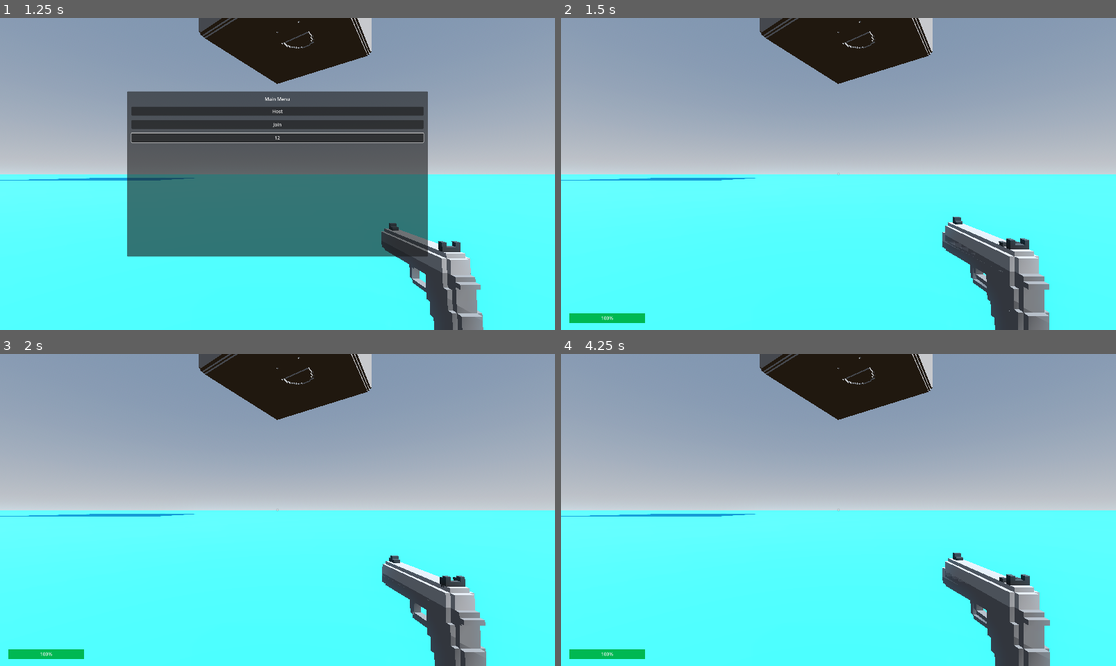
Above: before the commit, frames 1-4 (two rows, left to right).
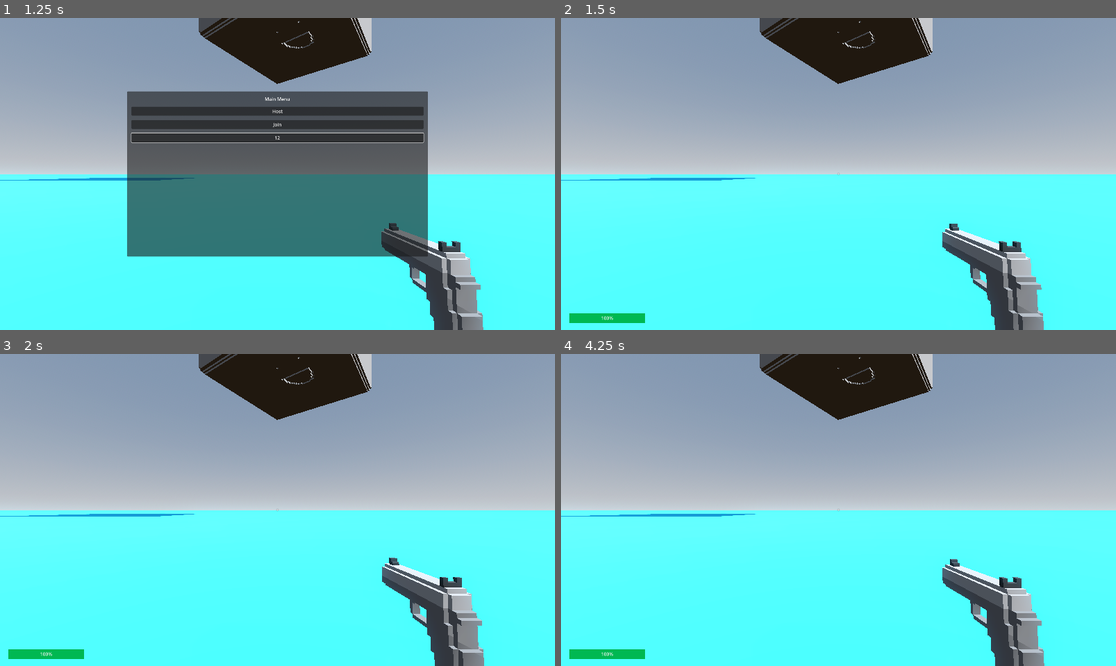
Above: after the commit, the same moments.

Repository: qdanq/Battle-duo
Game: Godot game, scene res://world.tscn
Same seed, same stepped clock (60 frames per second), same inputs: the game is played once before the commit and once after it.
Inputs (mouse positions are in pixels of both pictures, inside the frame that each line leads up to):
- Up to frame 1 (1.25 s): click (277, 136) at 0.52 s; type "12" at 0.6 s
- Up to frame 2 (1.5 s): click "Host" at 1.25 s
- Up to frame 3 (2 s): no input
- Up to frame 4 (4.25 s): tap Enter (ui_accept) at 2, 2.27, 3.02 s; move the mouse to (960, 494) at 2.02 s; hold Right (ui_right) 2.03-2.78 s; click (960, 494) at 2.1 s; move the mouse to (727, 525) at 2.77 s; hold Down (ui_down) 2.78-3.53 s; click (727, 525) at 2.85 s; move the mouse to (894, 441) at 3.52 s; hold Right (ui_right) from 3.53 s (still down); click (894, 441) at 3.6 s

Frame 1 is identical in both runs. In frame 2, 1.9% of the frame differs, in the area x 69-88%, y 63-100%; in frame 3, 1.0%; in frame 4, 1.9%.
Error before the commit: Invalid access to property or key 'players_spawn_loc' on a base object of type 'PackedScene'. (res://world.gd:88)
Error after the commit: Invalid access to property or key 'health_changed' on a base object of type 'CharacterBody3D'. (res://world.gd:57)

Commit message:
Delete funcs and change to direct assigment.

Diff:
--- a/player.tscn
+++ b/player.tscn
@@ -110,6 +110,7 @@
 		health = 100
 		position = Vector3(-4.598, 148.188, -19.367)
 	health_changed.emit(health)
+
 
 
 "
--- a/world.gd
+++ b/world.gd
@@ -50,7 +50,7 @@
 	player.name = str(peer_id)
 	add_child(player)
 	player.set_position(Vector3(spawn_location()))
-	Player.players_id.append(player.name)
+	#Player.players_id.append(player.name)
 	player_script.players_id.append(player.name)
 
 	if player.is_multiplayer_authority():
@@ -85,5 +85,5 @@
 		taken_points.clear()
 
 	print("loc again is ", loc)
-	Player.players_spawn_loc.append(loc)
+	#Player.players_spawn_loc.append(loc)
 	return loc
